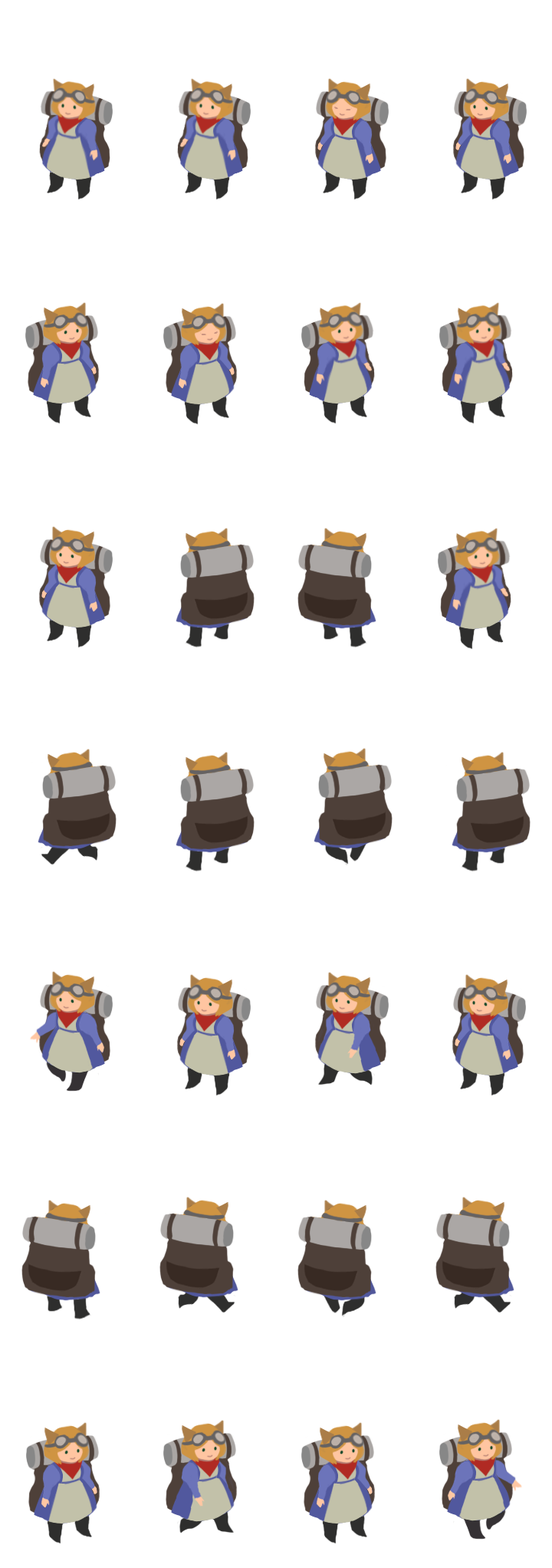
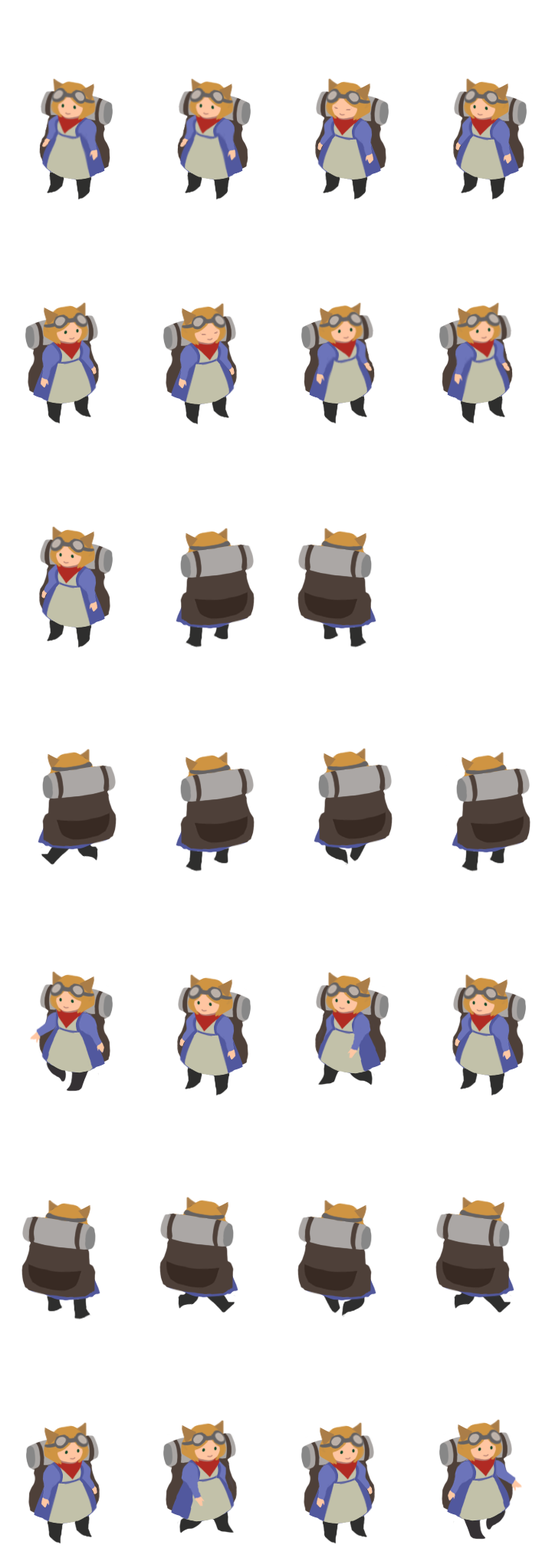
Revision of a layered w=552, h=1568 image; what changed, layer by layer:
hid "Layer 2", painted on it over <box>438,527,512,650</box>
hid "Layer 3", moved it below "Layer 0", painted on it over <box>438,527,512,650</box>
